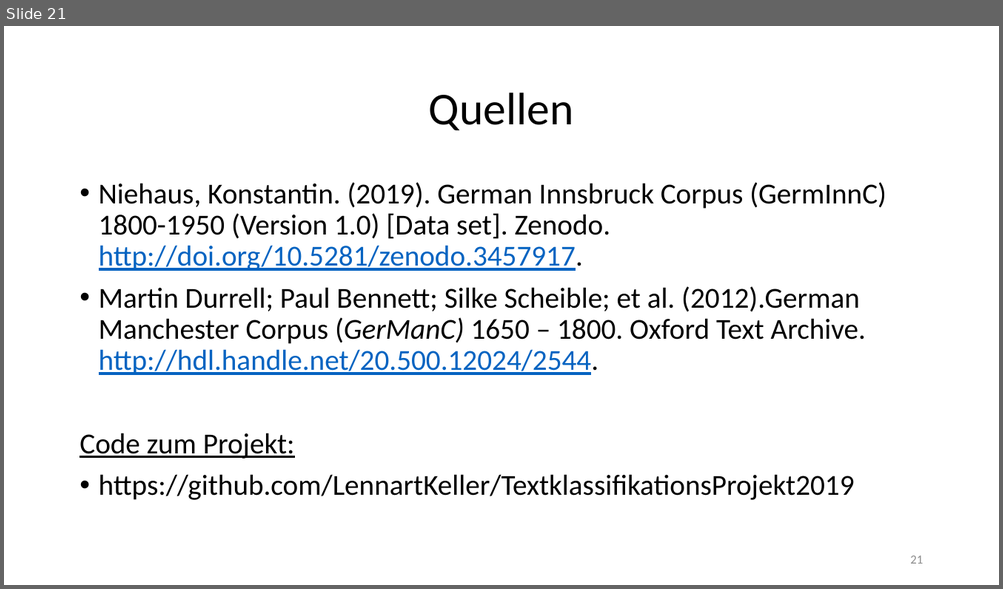
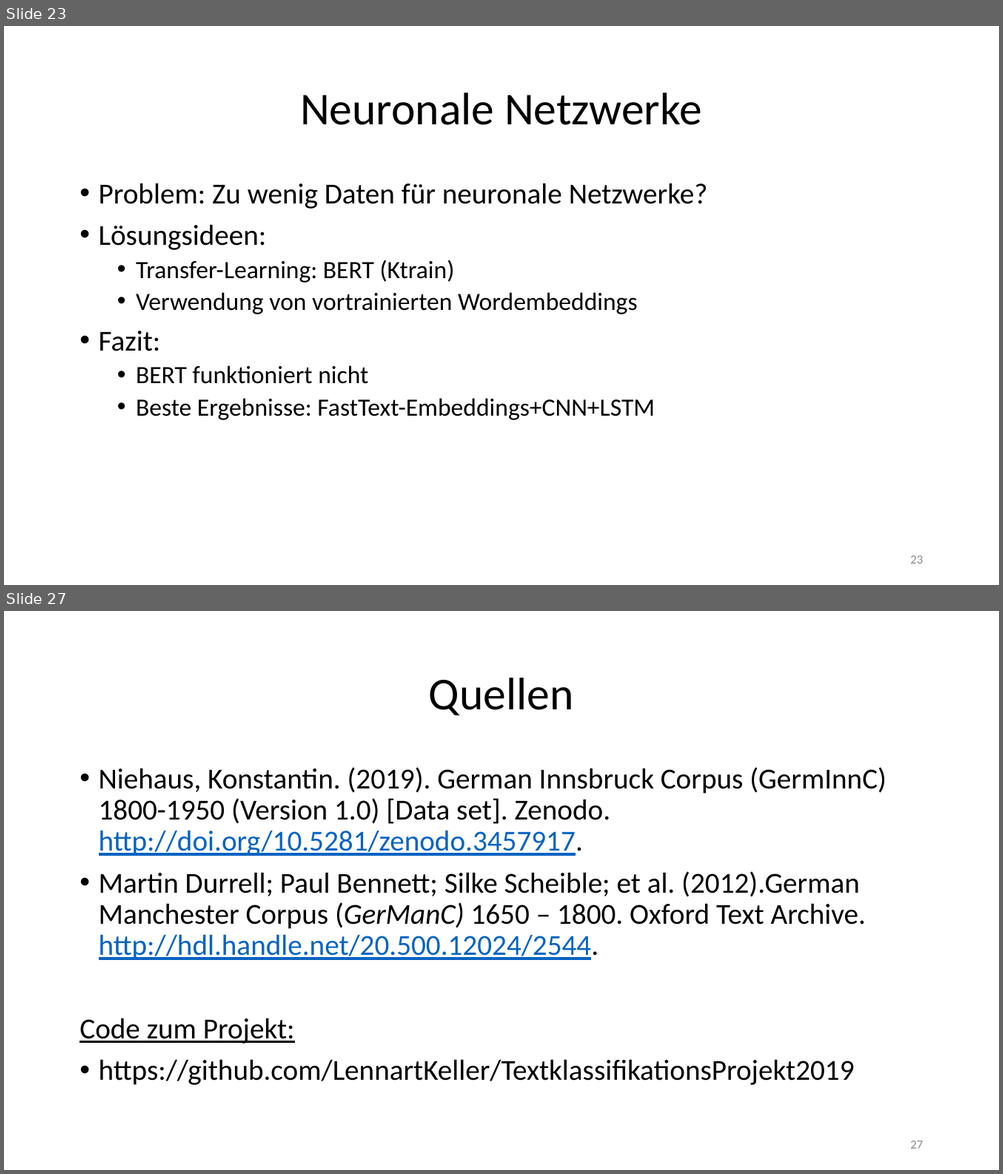
Before and after one commit to LennartKeller/TextklassifikationsProjekt2019, a slide deck: Projektgruppenpräsention.pptx. Shown one above the other, each under a label of ours: slide 21 before the commit, slides 23 and 27 after it; the slides between them are not shown. The pictures are 1003x589 and 1003x1174 pixels, drawn with LibreOffice and Linux fonts; fonts in the diff are those of the drawing. Boxes give left, top, right and bottom in pixels: in the first picture for what was removed or moved away, otherwise in the second. Text is boxed around its words. In the diff, an @@ line names an element or a change of style, - is before the commit and + after.

```diff
--- a/Projektgruppenpräsention.pptx
+++ b/Projektgruppenpräsention.pptx
@@ slide 23 added at (4, 26, 999, 585), background #FFFFFF @@
@@ title added at (300, 93, 702, 125), 44 pt, text #000000 @@
+Neuronale Netzwerke
@@ text added at (99, 183, 708, 420), 24 pt, text #000000 @@
+• Problem: Zu wenig Daten für neuronale Netzwerke?
+• Lösungsideen:
+  • Transfer-Learning: BERT (Ktrain)
+  • Verwendung von vortrainierten Wordembeddings
+• Fazit:
+  • BERT funktioniert nicht
+  • Beste Ergebnisse: FastText-Embeddings+CNN+LSTM
@@ page number added at (910, 556, 922, 564), 12 pt, text #8C8C8C @@
+23
@@ what was slide 21 is now slide 27 @@
@@ page number at (910, 1141, 922, 1149): text changed @@
-21
+27
```
Also in this commit, not shown: 3 slides changed, 5 other slides added.
